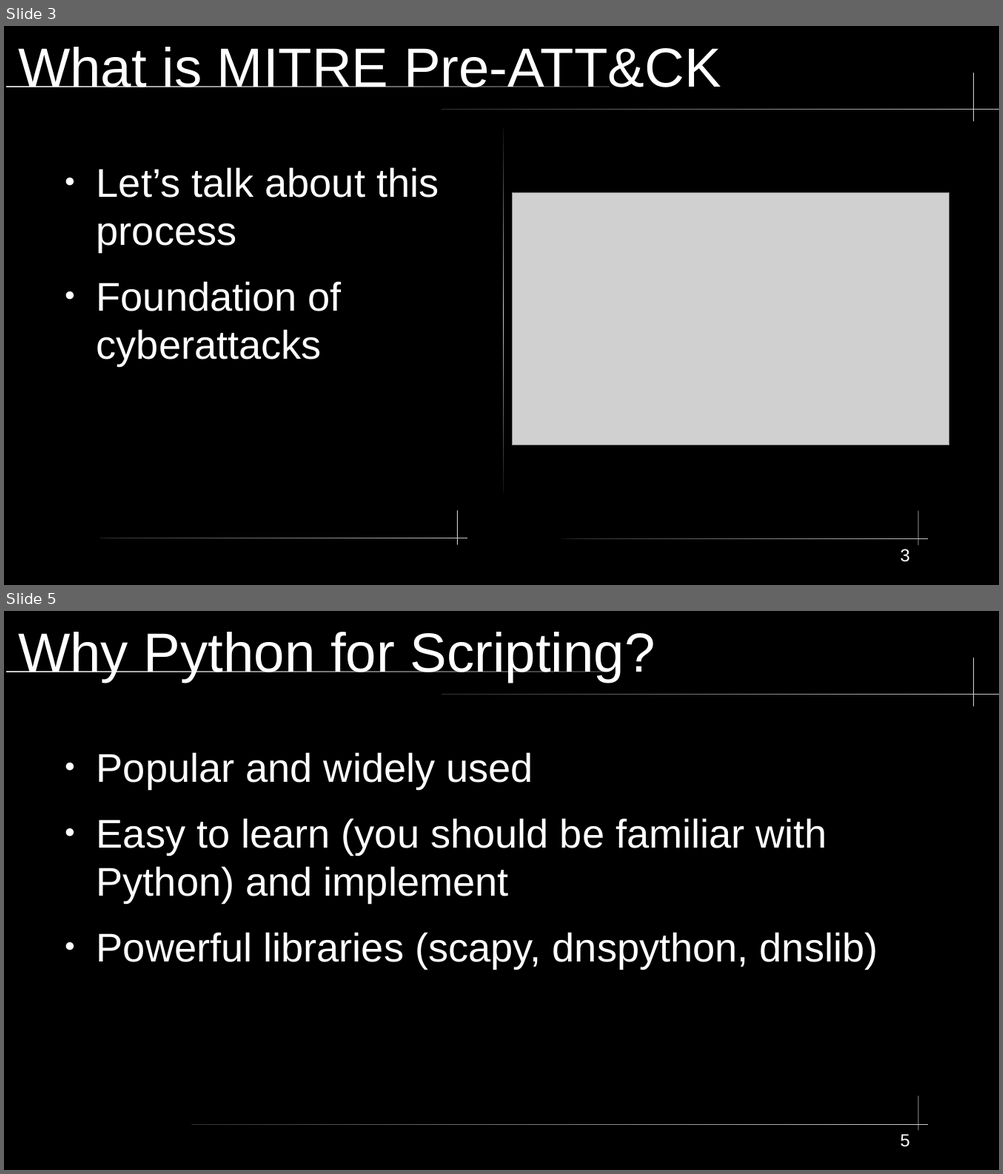
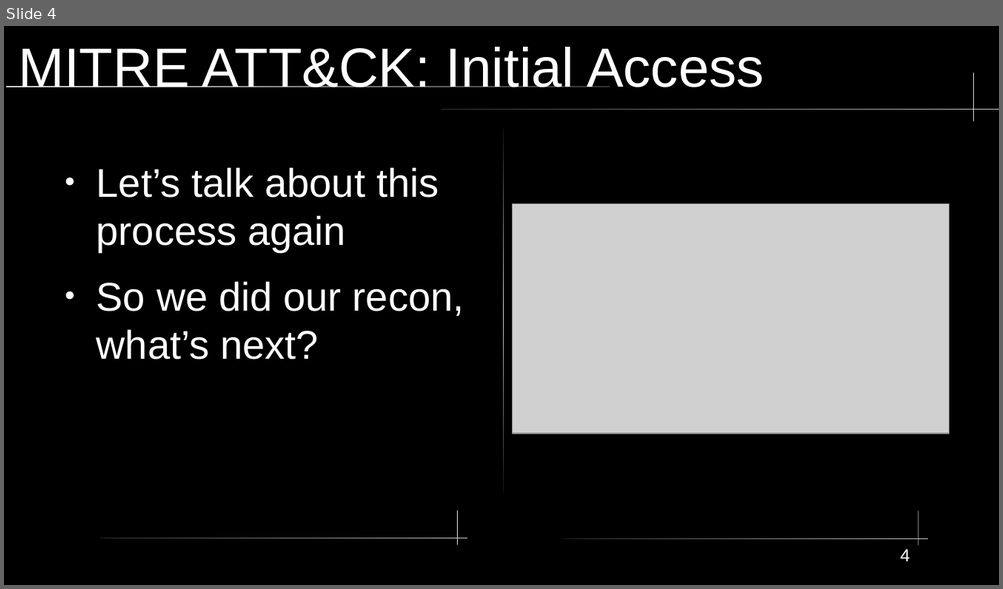
Before and after one commit to xXxSpicyBoiiixXx/COMPSFI-212, a slide deck: Cyber-Chapters/Chapter-2/Chapter2.odp. Shown one above the other, each under a label of ours: slides 3 and 5 before the commit, slide 4 after it; the slides between them are not shown. The pictures are 1003x1174 and 1003x589 pixels, drawn with LibreOffice and Linux fonts; fonts in the diff are those of the drawing; grey boxes stand for pictures. Boxes give left, top, right and bottom in pixels: in the first picture for what was removed or moved away, otherwise in the second. Text is boxed around its words. In the diff, an @@ line names an element or a change of style, - is before the commit and + after.

```diff
--- a/Cyber-Chapters/Chapter-2/Chapter2.odp
+++ b/Cyber-Chapters/Chapter-2/Chapter2.odp
@@ slide 5 removed at (4, 611, 999, 1170), background #000000; not listed: 4 template elements that a slide beside it also shows @@
@@ title removed at (18, 632, 655, 682) @@
-Why Python for Scripting?
@@ text removed at (96, 752, 878, 968) @@
-● Popular and widely used
-● Easy to learn (you should be familiar with Python) and implement
-● Powerful libraries (scapy, dnspython, dnslib)
@@ rounded rectangle removed at (192, 1125, 928, 1125) @@
@@ page number removed at (900, 1134, 910, 1147) @@
-5
@@ what was slide 3 is now slide 4 @@
@@ slide 4 changed as well @@
@@ title at (18, 47, 764, 87): text changed @@
-What is MITRE Pre-ATT&CK
+MITRE ATT&CK: Initial Access
@@ text at (96, 167, 464, 360): text changed @@
-● Let’s talk about this process
-● Foundation of cyberattacks
+● Let’s talk about this process again
+● So we did our recon, what’s next?
@@ picture: place and size @@
-picture at (512, 193, 949, 446)
+picture at (512, 204, 949, 434)
@@ page number at (900, 549, 910, 562): text changed @@
-3
+4
```
Also in this commit, not shown: 1 other slide changed, 16 slides added, 18 other slides removed, 10 other files.
